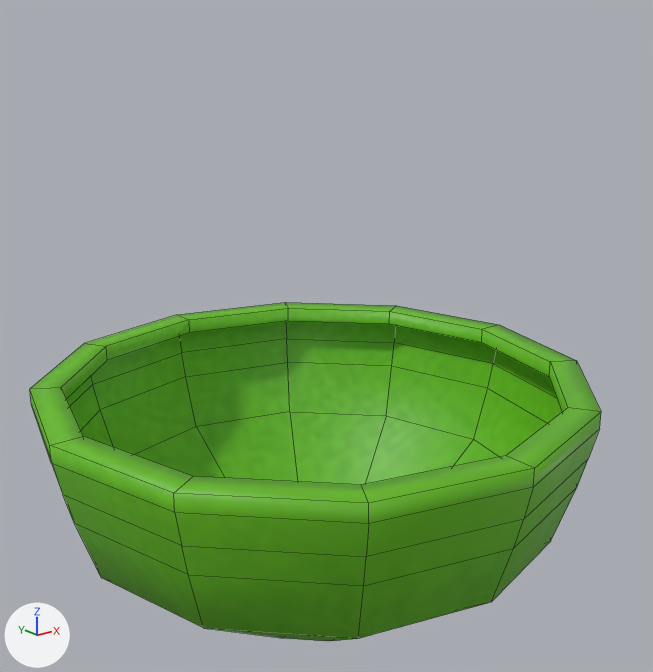
One commit to the Blender file assets/models/charisma-lid.blend: the scene before it, then after it.
Rendered twice from a 50 mm lens placed at (-0.499, -0.641, 0.277), pointed at (0.011, -0.004, 0.022). Every picture has the same lights, and +X, +Y and +Z are marked at lower left. Mesh edges are drawn as thin lines.
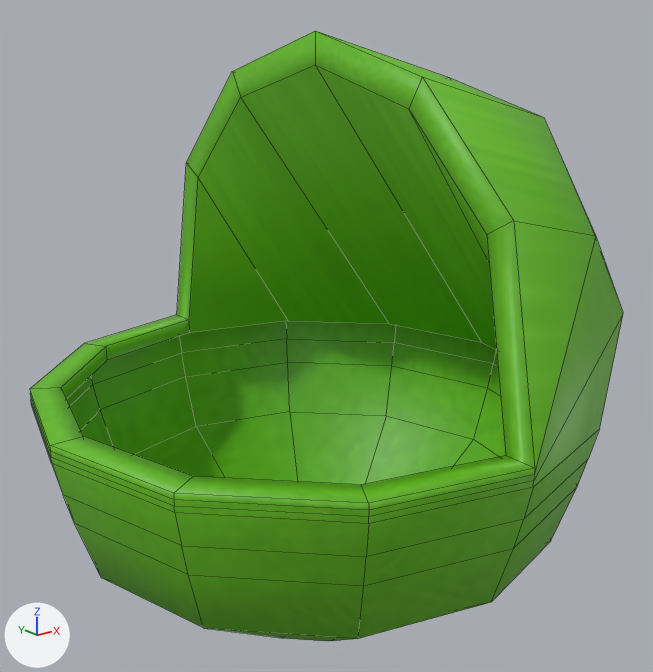
The newer file adds a shape key; the second version is drawn at full value of the shape key 'UpperCloseFull' of 'Cylinder', and the change is written as the vertex moves it makes.

Changed parts and their boxes (x1, y1, x2, y2) in the pictures (653 x 672 px):
'Cylinder', reshaped (80% taller)
    before: (30, 302, 601, 641)
    after: (30, 31, 623, 641)
part 1 of me_cylinder_002, built on
    before: (30, 302, 601, 524)
    after: (30, 31, 623, 524)
part 2 of me_cylinder_002, surface changed
    both: (30, 315, 533, 640)

What changed in the scene script:
```text
Change me_cylinder_002:
    used by ob_cylinder; location = (0.0, 0.0, 0.0)
    remove me_cylinder_002.from_pydata(...)  # 97 vertices, 96 faces; spans x -0.262..0.262, y -0.262..0.262, z -0.272..-0.014
    add me_cylinder_002.from_pydata(...)  # 121 vertices, 120 faces; spans x -0.262..0.263, y -0.262..0.262, z -0.272..0.295
    me_cylinder_002 part 1
    8 vertices are removed from x 0.117..0.262, y -0.227..0.227, z -0.014
    24 faces are deleted
    2 vertices move from x 0.227, y -0.131..0.131, z -0.014 to x 0.233, y -0.131..0.131, z 0.118
    18 vertices are added at x 0.001..0.263, y -0.227..0.227, z 0.07..0.295
    7 new vertices lie (0.0, 0.0, 0.005) away from vertices in x -0.262..0.0, y -0.262..0.262, z -0.03
    7 new vertices lie (0.0, 0.0, -0.005) away from vertices in x -0.262..0.0, y -0.262..0.262, z -0.014
    48 new faces join them
    me_cylinder_002 part 2: 72 kept faces spanning x -0.262..0.262, y -0.262..0.262, z -0.272..-0.014 get new texture (UV) coordinates
```
